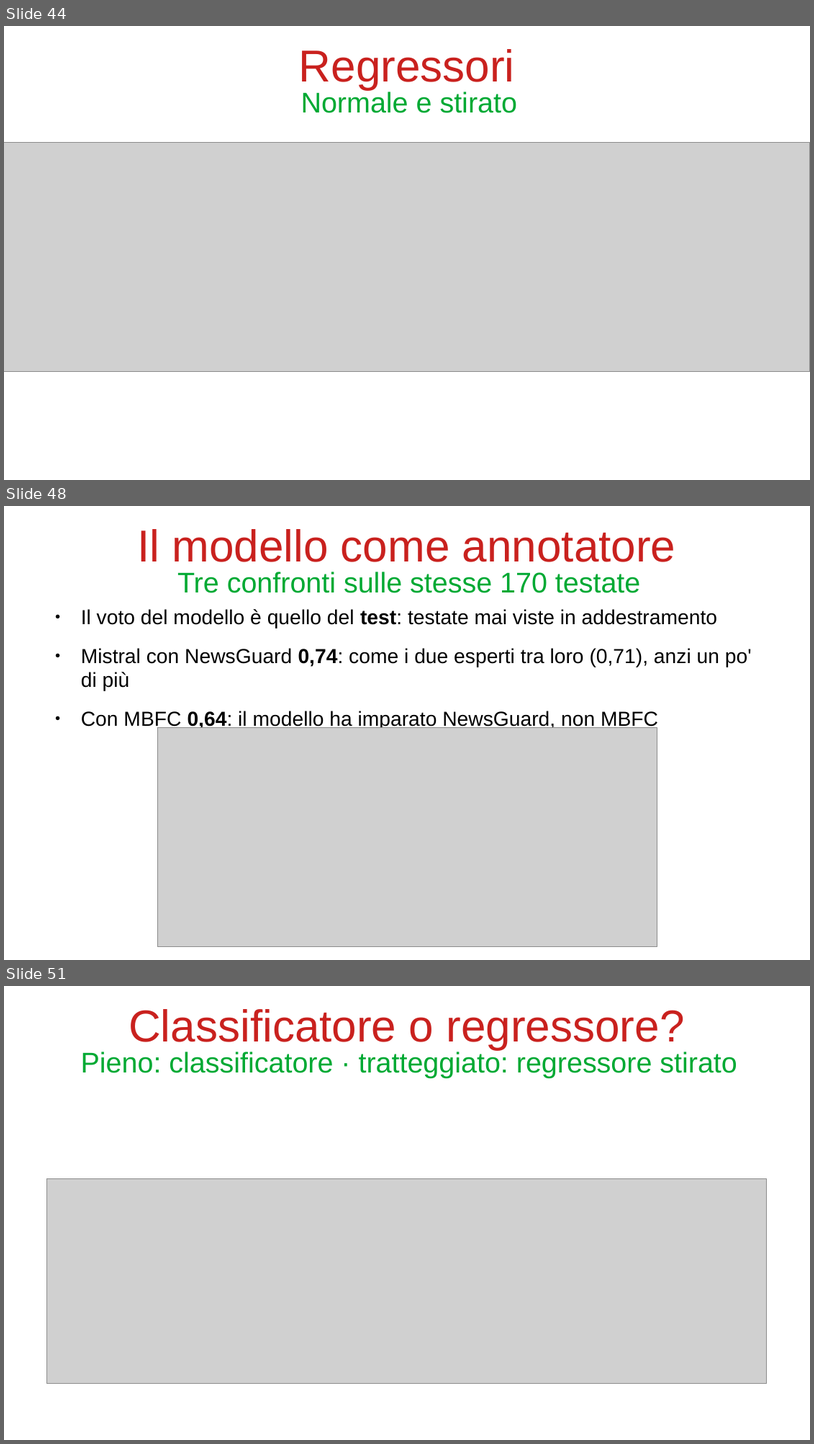
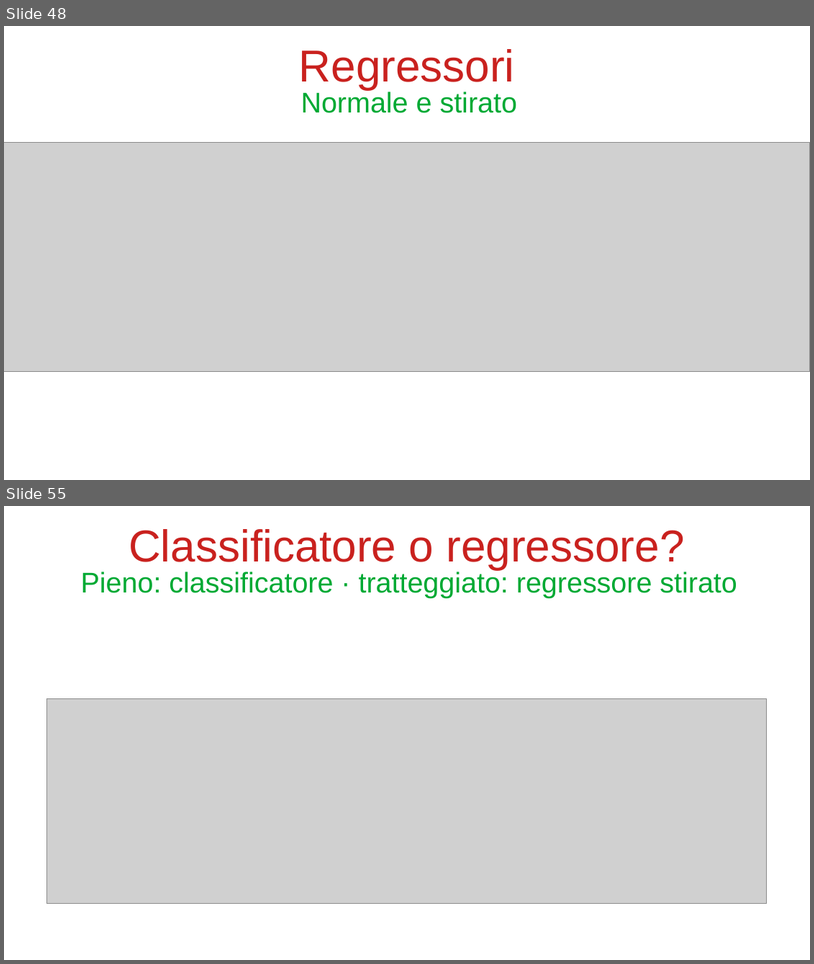
Before and after one commit to bianchi-john/PublisherClassification, a slide deck: Presentazioni/Stato finale/FinalState.odp. Shown one above the other, each under a label of ours: slides 44, 48 and 51 before the commit, slides 48 and 55 after it; the slides between them are not shown. The pictures are 814x1444 and 814x964 pixels, drawn with LibreOffice and Linux fonts; fonts in the diff are those of the drawing; grey boxes stand for pictures. Boxes give left, top, right and bottom in pixels: in the first picture for what was removed or moved away, otherwise in the second. Text is boxed around its words. In the diff, an @@ line names an element or a change of style, - is before the commit and + after.

```diff
--- a/Presentazioni/Stato finale/FinalState.odp
+++ b/Presentazioni/Stato finale/FinalState.odp
@@ slide 48 removed at (x1=4, y1=506, x2=810, y2=960), background #FFFFFF @@
@@ title removed at (x1=137, y1=529, x2=676, y2=562) @@
-Il modello come annotatore
@@ title removed at (x1=178, y1=572, x2=640, y2=593) @@
-Tre confronti sulle stesse 170 testate
@@ text removed at (x1=81, y1=609, x2=752, y2=730) @@
-● Il voto del modello è quello del test: testate mai viste in addestramento
-● Mistral con NewsGuard 0,74: come i due esperti tra loro (0,71), anzi un po' di più
-● Con MBFC 0,64: il modello ha imparato NewsGuard, non MBFC
@@ picture removed at (x1=157, y1=728, x2=658, y2=947) @@
@@ what was slide 44 is now slide 48 @@
@@ what was slide 51 is now slide 55 @@
```
Also in this commit, not shown: 3 slides changed, 7 slides added, 2 other slides removed, 20 other files.
